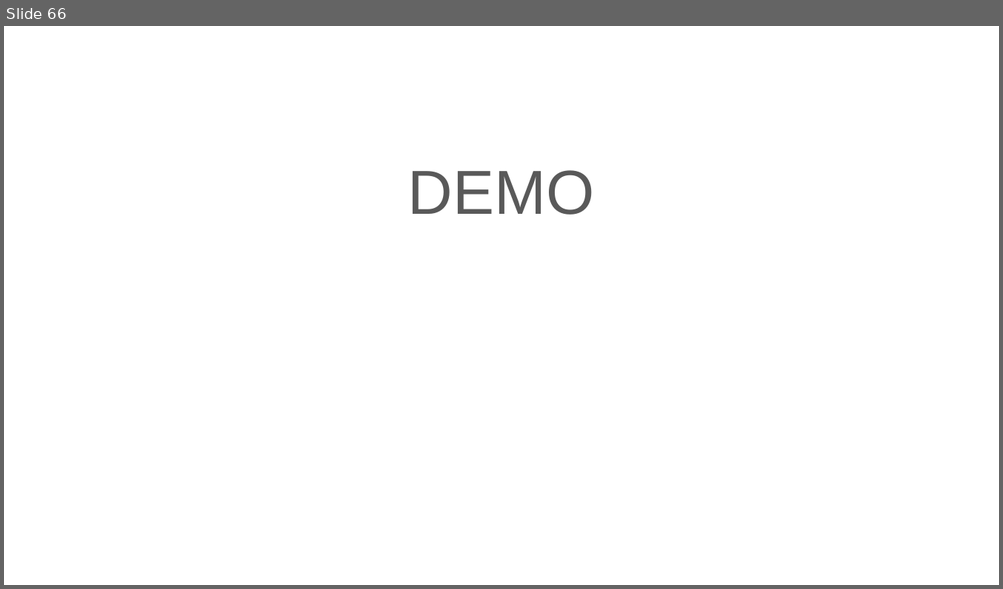
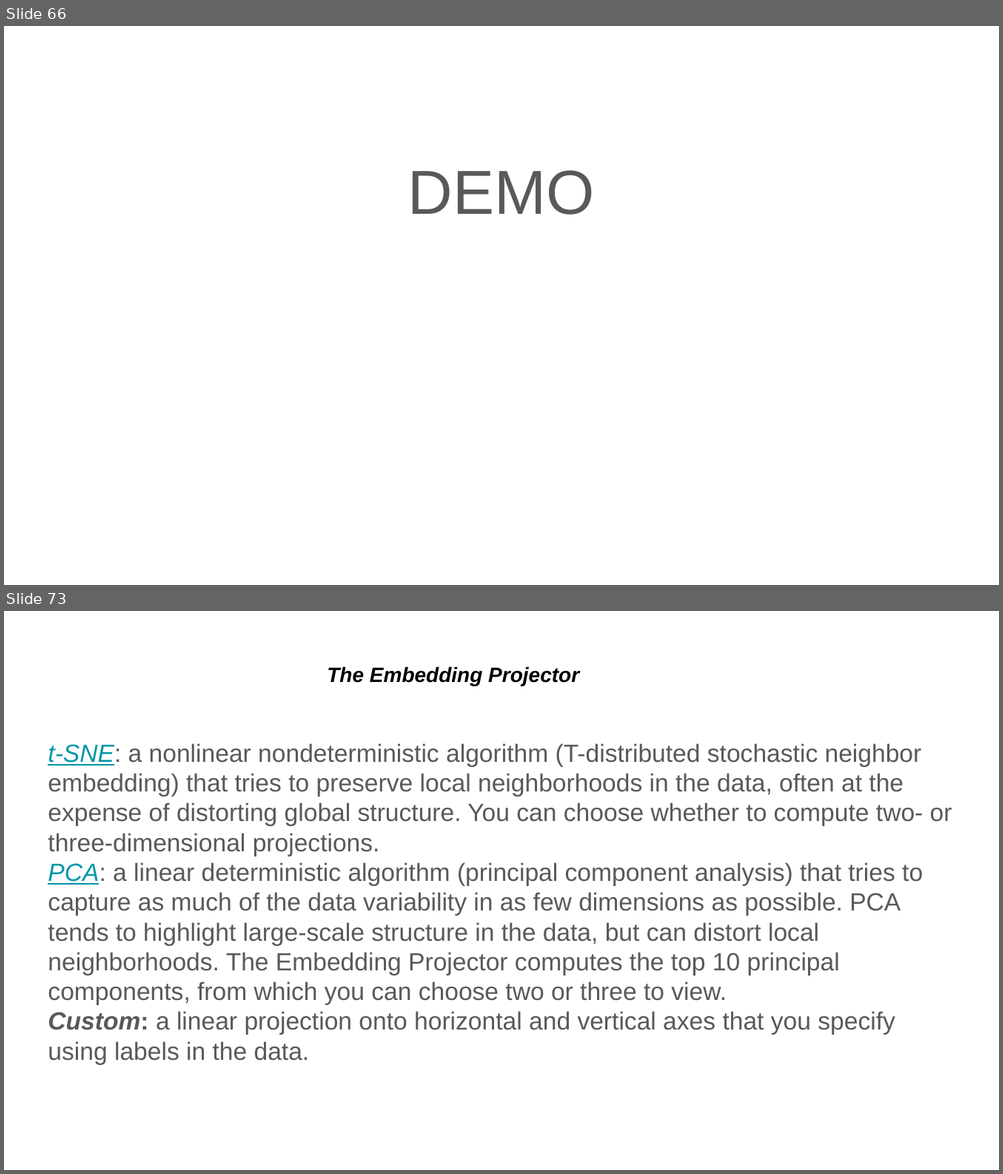
Before and after one commit to Maha41/Introduction-to-Tensorflow-and-Tensorboard, a slide deck: intro to Tensorflow, Keras, NN.pptx. Shown one above the other, each under a label of ours: slide 66 before the commit, slides 66 and 73 after it; the slides between them are not shown. The pictures are 1003x589 and 1003x1174 pixels, drawn with LibreOffice and Linux fonts; fonts in the diff are those of the drawing. Boxes give left, top, right and bottom in pixels: in the first picture for what was removed or moved away, otherwise in the second. Text is boxed around its words. In the diff, an @@ line names an element or a change of style, - is before the commit and + after.

Commit message:
modify ppt

```diff
--- a/intro to Tensorflow, Keras, NN.pptx
+++ b/intro to Tensorflow, Keras, NN.pptx
@@ slide 73 added at [4,611,999,1170], background #FFFFFF @@
@@ title added at [327,667,579,686], 20 pt, text #000000, bold, italic @@
+The Embedding Projector
@@ text added at [48,743,952,1065], 24 pt, text #595959 @@
+t-SNE: a nonlinear nondeterministic algorithm (T-distributed stochastic neighbor embedding) that tries to preserve local neighborhoods in the data, often at the expense of distorting global structure. You can choose whether to compute two- or three-dimensional projections.
+PCA: a linear deterministic algorithm (principal component analysis) that tries to capture as much of the data variability in as few dimensions as possible. PCA tends to highlight large-scale structure in the data, but can distort local neighborhoods. The Embedding Projector computes the top 10 principal components, from which you can choose two or three to view.
+Custom: a linear projection onto horizontal and vertical axes that you specify using labels in the data.
```
Also in this commit, not shown: 7 other slides added, 5 other files.
